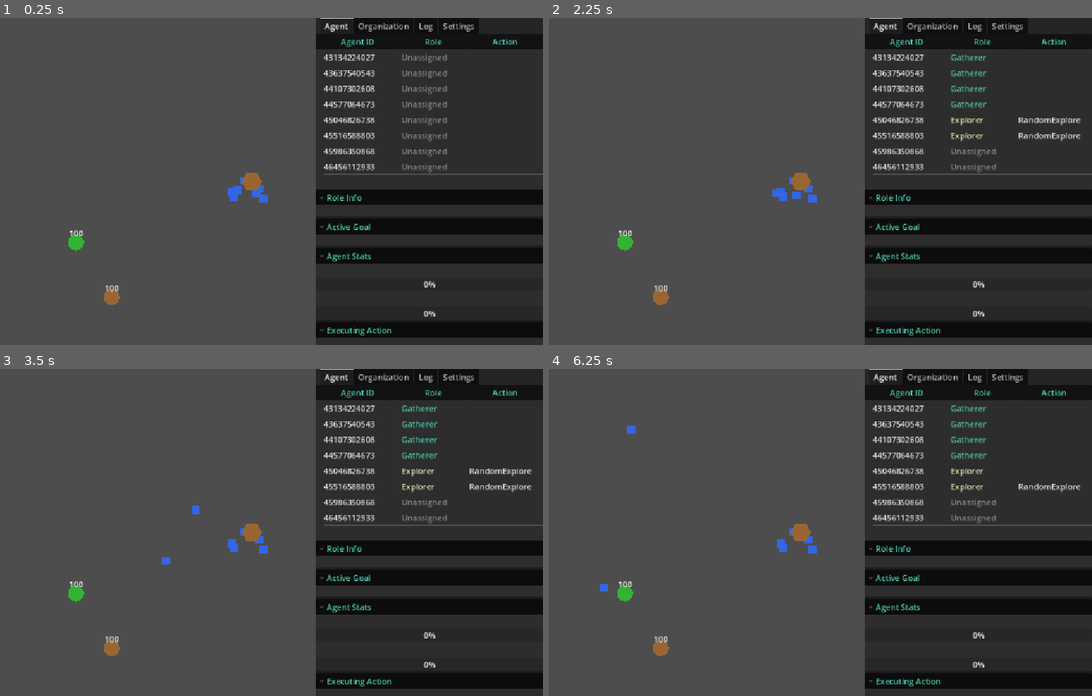
Above: before the commit, frames 1-4 (two rows, left to right).
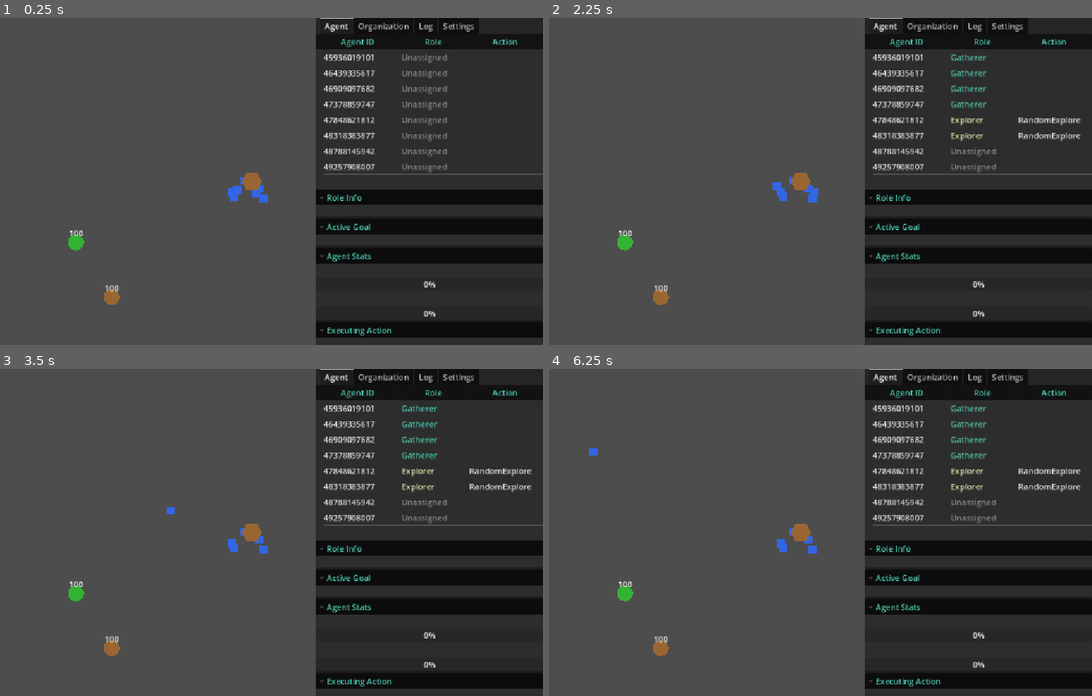
Above: after the commit, the same moments.

Repository: DoctorTangerina/colony-sim
Game: Godot game, scene res://Main.tscn
The game is run twice, just before and just after one commit, with the same random seed, the same clock (stepped at 60 frames per second) and the same inputs.
Inputs:
- Up to frame 1 (0.25 s): no input
- Up to frame 2 (2.25 s): tap Enter at 0.5, 2 s; tap Space at 1.25 s
- Up to frame 3 (3.5 s): tap Space at 2.75 s
- Up to frame 4 (6.25 s): no input

The runs differ from the first frame. In frame 1, 0.6% of the frame differs, in the area x 60-70%, y 11-47%; in frame 2, 0.7%; in frame 3, 0.7%; in frame 4, 0.8%, in the area x 7-98%, y 11-68%.

Commit message:
feat: ticket 7
Honest, perpetual Explorer loop with a shared Explored Trail (ADR 9).
RandomExplore/Explore's declared effect becomes plain arrival
(at_explore_position, deliberately always-sensed-false like Ticket 6's
is_idle) instead of the old dishonest resource_visible claim, keeping
Explore perpetually achievable rather than a one-shot goal.

Adds organization/explored_trail.gd, a new Nest-owned Explored Trail
that every agent marks passively and role-blind on every frame
(agent.gd's _mark_explored_trail), read only by RandomExplore's target
selection (pick_explore_target) to bias exploration away from
recently-covered ground. Never referenced by any Goal/Action config.

Co-Authored-By: Claude Sonnet 5 <noreply@anthropic.com>

Diff:
--- a/agents/IAgentActions.gd
+++ b/agents/IAgentActions.gd
@@ -71,6 +71,15 @@
 	pass
 
 
+## RandomExplore's target selection (Ticket 7/ADR 9): a point inside the map
+## bounds, biased away from ground the colony-shared Explored Trail already
+## covers. Kept behind this seam so GoapActionExecutor never reaches into
+## nest_ref/ExploredTrail directly, matching deposit_at_nest/attempt_pickup's
+## shape.
+func pick_explore_target() -> Vector2:
+	return Vector2.ZERO
+
+
 ## ADR 6: called by GoapCycle when verify-by-effect finds a just-completed
 ## Pickup action's declared effect doesn't hold - direct evidence (the agent
 ## was physically at this position; extraction yielded nothing) that the
--- a/agents/WorldState.gd
+++ b/agents/WorldState.gd
@@ -25,6 +25,7 @@
 ## - at_wood_position (bool): a Wood resource node is within Interaction Range of the agent right now - distinct from wood_visible's Discovery Radius.
 ## - has_failed_report (bool): agent is carrying a verified Action Failure (Pickup found nothing at a known position) it has not yet reported to the Nest - independent of has_unreported_discovery (ADR 6).
 ## - is_idle (bool): always false, like enemy_near - Idle's declared effect (Ticket 6) targets a fact this schema never senses true, which is what keeps the Idle goal perpetually achievable (never "already satisfied") whenever nothing else is, mirroring Explore's own perpetual shape.
+## - at_explore_position (bool): always false, like is_idle/enemy_near - RandomExplore's honest effect (Ticket 7/ADR 9) is plain arrival at its own procedurally-chosen target, which by construction can never already be sensed true (the target doesn't exist until the action picks it), keeping Explore perpetually achievable rather than a one-shot goal. Distinct from the Explored Trail (organization/explored_trail.gd), which is never Planner-visible at all.
 var at_nest: bool = false
 var has_food: bool = false
 var has_wood: bool = false
@@ -43,6 +44,7 @@
 var at_wood_position: bool = false
 var has_failed_report: bool = false
 var is_idle: bool = false
+var at_explore_position: bool = false
 
 
 static func build(
@@ -79,6 +81,7 @@
 	state.at_wood_position = at_wood_position
 	state.has_failed_report = has_failed_report
 	state.is_idle = false
+	state.at_explore_position = false
 	return state
 
 
@@ -134,7 +137,7 @@
 	return ["at_nest", "has_food", "has_wood", "has_item", "low_energy", "high_hunger",
 		"food_visible", "wood_visible", "resource_visible", "enemy_near", "near_unreported_resource",
 		"known_food_position", "known_wood_position", "has_unreported_discovery",
-		"at_food_position", "at_wood_position", "has_failed_report", "is_idle"]
+		"at_food_position", "at_wood_position", "has_failed_report", "is_idle", "at_explore_position"]
 
 
 func get_field(key: String) -> Variant:
@@ -157,6 +160,7 @@
 		"at_wood_position": return at_wood_position
 		"has_failed_report": return has_failed_report
 		"is_idle": return is_idle
+		"at_explore_position": return at_explore_position
 		_: return null
 
 
@@ -180,4 +184,5 @@
 		"at_wood_position": at_wood_position = value
 		"has_failed_report": has_failed_report = value
 		"is_idle": is_idle = value
+		"at_explore_position": at_explore_position = value
 		_: _fail_unrecognized_key(key)
--- a/agents/agent.gd
+++ b/agents/agent.gd
@@ -94,6 +94,7 @@
 		return
 
 	_scan_for_discovery()
+	_mark_explored_trail()
 	_navigator.process(delta)
 	_goap_cycle.process(delta)
 
@@ -175,6 +176,18 @@
 				break
 
 
+## Passive, continuous, role-blind (CONTEXT.md: Explored Trail; ADR 9) -
+## every agent's incidental movement marks coverage, not just Explorers',
+## which is what lets non-scouting roles' ordinary travel give Explorers free
+## coverage of already-visited ground.
+func _mark_explored_trail() -> void:
+	if not nest_ref or not nest_ref.has_method("get_explored_trail"):
+		return
+	var trail = nest_ref.get_explored_trail()
+	if trail and trail.has_method("mark_visited"):
+		trail.mark_visited(global_position)
+
+
 func _on_arrived_at_target() -> void:
 	action_completed.emit()
 
@@ -284,6 +297,24 @@
 
 func get_world_bounds() -> Rect2:
 	return Rect2(_map_min, _map_max - _map_min)
+
+
+## Delegates to the Nest's shared Explored Trail (ADR 9) so exploration
+## converges on covering the whole map instead of the same random hot spots
+## forever. Falls back to a plain uniform-random point (the old behavior)
+## when there's no Nest/trail to consult - e.g. bare-script test agents that
+## skip setup() entirely, same fallback shape as _build_world_state's
+## _nest_zone guard.
+func pick_explore_target() -> Vector2:
+	var bounds := get_world_bounds()
+	if nest_ref and nest_ref.has_method("get_explored_trail"):
+		var trail = nest_ref.get_explored_trail()
+		if trail and trail.has_method("pick_target"):
+			return trail.pick_target(bounds)
+	return Vector2(
+		randf_range(bounds.position.x, bounds.position.x + bounds.size.x),
+		randf_range(bounds.position.y, bounds.position.y + bounds.size.y)
+	)
 
 
 func get_role_component() -> Node:
--- a/agents/planner/goap_action_executor.gd
+++ b/agents/planner/goap_action_executor.gd
@@ -84,13 +84,11 @@
 	agent.complete_action()
 
 
+## Target selection (Explored-Trail-biased, ADR 9) lives behind
+## pick_explore_target() - this handler only dispatches the walk, same as
+## every other GoTo-shaped action.
 static func _explore(agent: IAgentActions) -> void:
-	var bounds: Rect2 = agent.get_world_bounds()
-	var random_pos := Vector2(
-		randf_range(bounds.position.x, bounds.position.x + bounds.size.x),
-		randf_range(bounds.position.y, bounds.position.y + bounds.size.y)
-	)
-	agent.move_to(random_pos)
+	agent.move_to(agent.pick_explore_target())
 
 
 ## Left untyped/untouched: writes directly to the Blackboard node rather than
--- a/configs/actions/actions.json
+++ b/configs/actions/actions.json
@@ -15,7 +15,7 @@
     "name": "RandomExplore",
     "cost": 0.5,
     "preconditions": {},
-    "effects": { "resource_visible": true }
+    "effects": { "at_explore_position": true }
   },
   {
     "name": "ReportResource",
--- a/configs/goals/goals.json
+++ b/configs/goals/goals.json
@@ -3,7 +3,7 @@
 	"name": "Explore",
 	"desirability": 3.0,
 	"preconditions": {},
-	"effects": { "resource_visible": true }
+	"effects": { "at_explore_position": true }
   },
   {
 	"name": "ReportDiscovery",
--- a/organization/Nest.tscn
+++ b/organization/Nest.tscn
@@ -1,7 +1,8 @@
-[gd_scene load_steps=3 format=3]
+[gd_scene load_steps=4 format=3]
 
 [ext_resource type="Script" path="res://organization/nest.gd" id="1"]
 [ext_resource type="Script" path="res://organization/blackboard.gd" id="2"]
+[ext_resource type="Script" path="res://organization/explored_trail.gd" id="3"]
 
 [sub_resource type="CircleShape2D" id="CircleShape2D_nest"]
 radius = 20.0
@@ -27,6 +28,9 @@
 [node name="Blackboard" type="Node" parent="."]
 script = ExtResource("2")
 
+[node name="ExploredTrail" type="Node" parent="."]
+script = ExtResource("3")
+
 [node name="TriggerZone" type="Area2D" parent="."]
 
 [node name="CollisionShape2D" type="CollisionShape2D" parent="TriggerZone"]
--- /dev/null
+++ b/organization/explored_trail.gd
@@ -0,0 +1,73 @@
+class_name ExploredTrail
+extends Node
+
+## Colony-shared, Nest-owned record of recently-visited positions (CONTEXT.md:
+## Explored Trail; ADR 9). Structurally mirrors Blackboard's shape
+## (timestamped positions, distance-tolerance dedup) but tracks ground
+## coverage, not resource discoveries - kept as its own array, never mixed
+## into the Blackboard's entries. Written directly from the field by any
+## agent's passive, continuous, role-blind movement (agent.gd calls
+## mark_visited every frame regardless of role) - read only by target
+## selection for an Explore-style goal, via pick_target. Never referenced by
+## any Goal or Action precondition/effect: freshness here is a
+## target-selection-time concern, not something the Planner reasons about.
+
+var _entries: Array[Dictionary] = []
+
+const DEDUP_TOLERANCE: float = 50.0
+const CANDIDATE_COUNT: int = 12
+
+
+## Refreshes an existing nearby entry's timestamp instead of duplicating it -
+## an agent lingering in or repeatedly crossing one spot collapses to a
+## single, recency-updated entry, and total entries stay bounded by map area
+## rather than growing with every frame's write.
+func mark_visited(position: Vector2) -> void:
+	for e in _entries:
+		if e["position"].distance_to(position) < DEDUP_TOLERANCE:
+			e["timestamp"] = Time.get_ticks_msec()
+			return
+	_entries.append({"position": position, "timestamp": Time.get_ticks_msec()})
+
+
+func is_covered(position: Vector2, tolerance: float = DEDUP_TOLERANCE) -> bool:
+	for e in _entries:
+		if e["position"].distance_to(position) < tolerance:
+			return true
+	return false
+
+
+## Picks an exploration target inside bounds, biased away from recently-
+## covered ground: samples CANDIDATE_COUNT random candidates and keeps
+## whichever sits farthest from its own nearest Explored Trail entry
+## (uncovered ground scores highest). An entirely-fresh trail has no entries,
+## so every candidate ties on "infinitely far" and the first one wins -
+## equivalent to today's plain uniform random pick.
+func pick_target(bounds: Rect2) -> Vector2:
+	var best_pos: Vector2 = _random_point(bounds)
+	var best_score: float = _distance_to_nearest(best_pos)
+	for i in range(CANDIDATE_COUNT - 1):
+		var candidate := _random_point(bounds)
+		var score := _distance_to_nearest(candidate)
+		if score > best_score:
+			best_score = score
+			best_pos = candidate
+	return best_pos
+
+
+func _distance_to_nearest(position: Vector2) -> float:
+	var nearest: float = INF
+	for e in _entries:
+		nearest = minf(nearest, e["position"].distance_to(position))
+	return nearest
+
+
+func _random_point(bounds: Rect2) -> Vector2:
+	return Vector2(
+		randf_range(bounds.position.x, bounds.position.x + bounds.size.x),
+		randf_range(bounds.position.y, bounds.position.y + bounds.size.y)
+	)
+
+
+func get_entry_count() -> int:
+	return _entries.size()
--- a/organization/nest.gd
+++ b/organization/nest.gd
@@ -8,11 +8,13 @@
 var _thresholds: Dictionary = {}
 var _storage_states: Dictionary = {}
 var _blackboard: Node = null
+var _explored_trail: Node = null
 
 
 func _ready() -> void:
 	_load_thresholds()
 	_blackboard = $Blackboard
+	_explored_trail = $ExploredTrail
 	_setup_blackboard_cleanup()
 
 
@@ -82,6 +84,10 @@
 	return _blackboard
 
 
+func get_explored_trail() -> Node:
+	return _explored_trail
+
+
 func _setup_blackboard_cleanup() -> void:
 	var timer := Timer.new()
 	timer.name = "BlackboardCleanupTimer"
Not shown, added: organization/explored_trail.gd.uid
